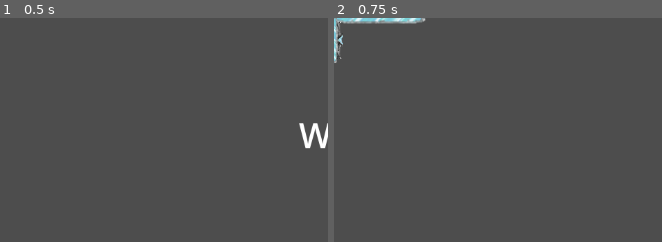
Above: before the commit, frames 1-2 (left to right).
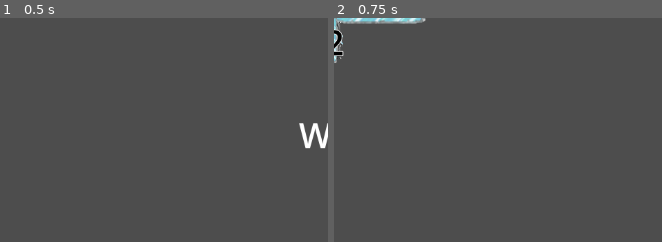
Above: after the commit, the same moments.

Repository: pancholope321/Wave-Mage
Game: Godot game, scene res://Scenes/mainMenu.tscn
The game is run twice, just before and just after one commit, with the same random seed, the same clock (stepped at 60 frames per second) and the same inputs. The project has no main scene, so this scene is started directly. The engine's default icon, where the game draws it, is replaced by a stand-in: a white triangle on a blue panel in a dark square. Sound files missing from this copy of the repository are replaced by a short silence.
Inputs:
- Up to frame 1 (0.5 s): no input
- Up to frame 2 (0.75 s): click "START" at 0.5 s
The pictures show only the part of the screen within x 0-50%, y 0-50%; the shares and areas given below are measured in that part.

Frame 1 is identical in both runs. In frame 2, 0.2% of the frame differs, in the area x 0-28%, y 0-17%.

Commit message:
duplicate damage

Diff:
--- a/ConfigFiles/player_statistics.json
+++ b/ConfigFiles/player_statistics.json
@@ -1,14 +1,17 @@
 {
 "unlocked_powers":{
 	"mirror":0,
-	"duplicatePower":0
+	"duplicatePower":0,
+	"damageMultiplier":0
 	},
 "power_activations":{
 	"mirror":0,
-	"duplicatePower":0
+	"duplicatePower":0,
+	"damageMultiplier":0
 	},
 "power_utilities":{
 	"mirror":{},
-	"duplicatePower":{}
+	"duplicatePower":{},
+	"damageMultiplier":{}
 	}
 }
--- a/ConfigFiles/structure_file_relation.json
+++ b/ConfigFiles/structure_file_relation.json
@@ -3,5 +3,6 @@
 	"wall":"res://Scripts/Powers/wall.gd",
 	"duplicatePower":"res://Scripts/Powers/duplicatePower.gd",
 	"mirror":"res://Scripts/Powers/mirror.gd",
-	"mirror_inv":"res://Scripts/Powers/mirror_inv.gd"
+	"mirror_inv":"res://Scripts/Powers/mirror_inv.gd",
+	"damageMultiplier":"res://Scripts/Powers/damageMultiplier.gd"
 }
--- a/ConfigFiles/structure_information_relation.json
+++ b/ConfigFiles/structure_information_relation.json
@@ -3,24 +3,29 @@
 	"power_template":{"start_function_path":"functionPath","start_function":"functionName","structure":"structurePath"},
 	"mirror":{"structure":"res://Structures/mirror.tscn"},
 	"duplicatePower":{"structure":"res://Structures/duplicator.tscn"},
-	"enemy1":{"structure":"res://Structures/Enemies/enemy_1.tscn"}
+	"enemy1":{"structure":"res://Structures/Enemies/enemy_1.tscn"},
+	"damageMultiplier":{"structure":"res://Structures/damageMultiplier.tscn"}
 },
 "power_image":{
 	"mirror":"res://Sprites/Structure Sprites/silver_mirror.png",
-	"duplicatePower":"res://Sprites/Structure Sprites/silver_duplicator.png"
+	"duplicatePower":"res://Sprites/Structure Sprites/silver_duplicator.png",
+	"damageMultiplier":"Damage Multiplier"
 },
 "power_name":{
 	"mirror":"Mirror",
 	"duplicatePower":"Duplicator",
-	"enemy1":"enemy"
+	"enemy1":"enemy",
+	"damageMultiplier":"Damage Multiplier"
 },
 "power_description":{
 	"mirror":"Reflects the wave",
 	"duplicatePower":"Duplicates incoming waves",
-	"enemy1":"Enemy attacking"
+	"enemy1":"Enemy attacking",
+	"damageMultiplier": "Multiply damage by 2"
 },
 "power_costs":{
 	"mirror":3,
-	"duplicatePower":3
+	"duplicatePower":3,
+	"damageMultiplier":3
 }
 }
--- a/Scripts/Game/structure_pos_controller.gd
+++ b/Scripts/Game/structure_pos_controller.gd
@@ -2,16 +2,19 @@
 
 var test_json={
 "unlocked_powers":{
-	"mirror":1,
-	"duplicatePower":2
+	"mirror":2,
+	"duplicatePower":2,
+	"damageMultiplier":1
 	},
 "power_activations":{
 	"mirror":0,
-	"duplicatePower":0
+	"duplicatePower":0,
+	"damageMultiplier":0
 	},
 "power_utilities":{
 	"mirror":{},
-	"duplicatePower":{}
+	"duplicatePower":{},
+	"damageMultiplier":{}
 	}
 }
 var enemy_json={
--- a/Scripts/Game/wave_controller.gd
+++ b/Scripts/Game/wave_controller.gd
@@ -684,7 +684,7 @@
 	none
 	}
 
-func get_structures_between_directions(start, angle_ray_1, end, angle_ray_2, damage, inverted,order_activ):
+func get_structures_between_directions(start, angle_ray_1, end, angle_ray_2, damage, inverted,order_activ,vertical=false):
 	var start_wave_position = start["position"]
 	var end_wave_position = end["position"]
 	var angle1 = angle_ray_1
@@ -887,8 +887,9 @@
 				order.append(dictOrder2)
 			betweenDirectionsCase.none:
 				continue
-
-	if inverted:
+	if vertical:
+		order.sort_custom(sort_by_ray_originy)
+	elif inverted:
 		order.sort_custom(sort_by_ray_origin_inverted)
 	else:
 		order.sort_custom(sort_by_ray_origin)
@@ -906,6 +907,11 @@
 	else:
 		return a.distance < b.distance
 
+func sort_by_ray_originy(a, b):
+	if a.start_position.y != b.start_position.y:
+		return a.start_position.y < b.start_position.y
+	else:
+		return a.distance < b.distance
 
 # More robust intersection function
 
--- /dev/null
+++ b/Scripts/Powers/damageMultiplier.gd
@@ -0,0 +1,19 @@
+extends Node
+
+# nothing function
+func damageMultiplier(container,start,end,context):
+	print("context: ",context)
+	print("damageMultiplier")
+	print("start: ",start)
+	print("end: ",end)
+	var order_activation=start.order_activation
+	var start_wave_position=(start.position + end.position)/2.0
+	var damage=2.0*(start.damage+end.damage)/2.0
+	var start_position=start.position
+	var end_position=end.position
+	var inverted=false
+	var vertical=true
+	var order=container.get_structures_between_directions(start,start.angle,end,end.angle,damage,inverted,order_activation,vertical)
+	var beam= await container.paint_ordered_walls_square(order)
+	var total_damage=await container.processDamage(beam)
+	return total_damage
--- /dev/null
+++ b/Structures/damageMultiplier.tscn
@@ -0,0 +1,37 @@
+[gd_scene load_steps=3 format=3 uid="uid://b5jfml7l1dpa2"]
+
+[ext_resource type="Script" uid="uid://c24gih0xbu7c2" path="res://Scripts/structureOrganizator.gd" id="1_ykwx6"]
+
+[sub_resource type="RectangleShape2D" id="RectangleShape2D_v6w0w"]
+size = Vector2(28, 64)
+
+[node name="damageMultPoint1" type="Area2D" node_paths=PackedStringArray("point1", "point2")]
+script = ExtResource("1_ykwx6")
+point1 = NodePath(".")
+point2 = NodePath("damageMultPoint2")
+
+[node name="CollisionShape2D" type="CollisionShape2D" parent="."]
+position = Vector2(0, 32)
+shape = SubResource("RectangleShape2D_v6w0w")
+
+[node name="Sprite2D" type="Sprite2D" parent="."]
+position = Vector2(3, 31.75)
+scale = Vector2(0.711, 0.711)
+
+[node name="damageMultPoint2" type="Node2D" parent="."]
+position = Vector2(0, 64)
+
+[node name="Label" type="Label" parent="."]
+anchors_preset = 5
+anchor_left = 0.5
+anchor_right = 0.5
+offset_right = 1.0
+offset_bottom = 62.0
+grow_horizontal = 2
+theme_override_colors/font_color = Color(0, 0, 0, 1)
+theme_override_colors/font_outline_color = Color(1, 1, 1, 1)
+theme_override_constants/outline_size = 4
+theme_override_font_sizes/font_size = 50
+text = "2"
+horizontal_alignment = 1
+vertical_alignment = 1
Not shown, added: Scripts/Powers/damageMultiplier.gd.uid
